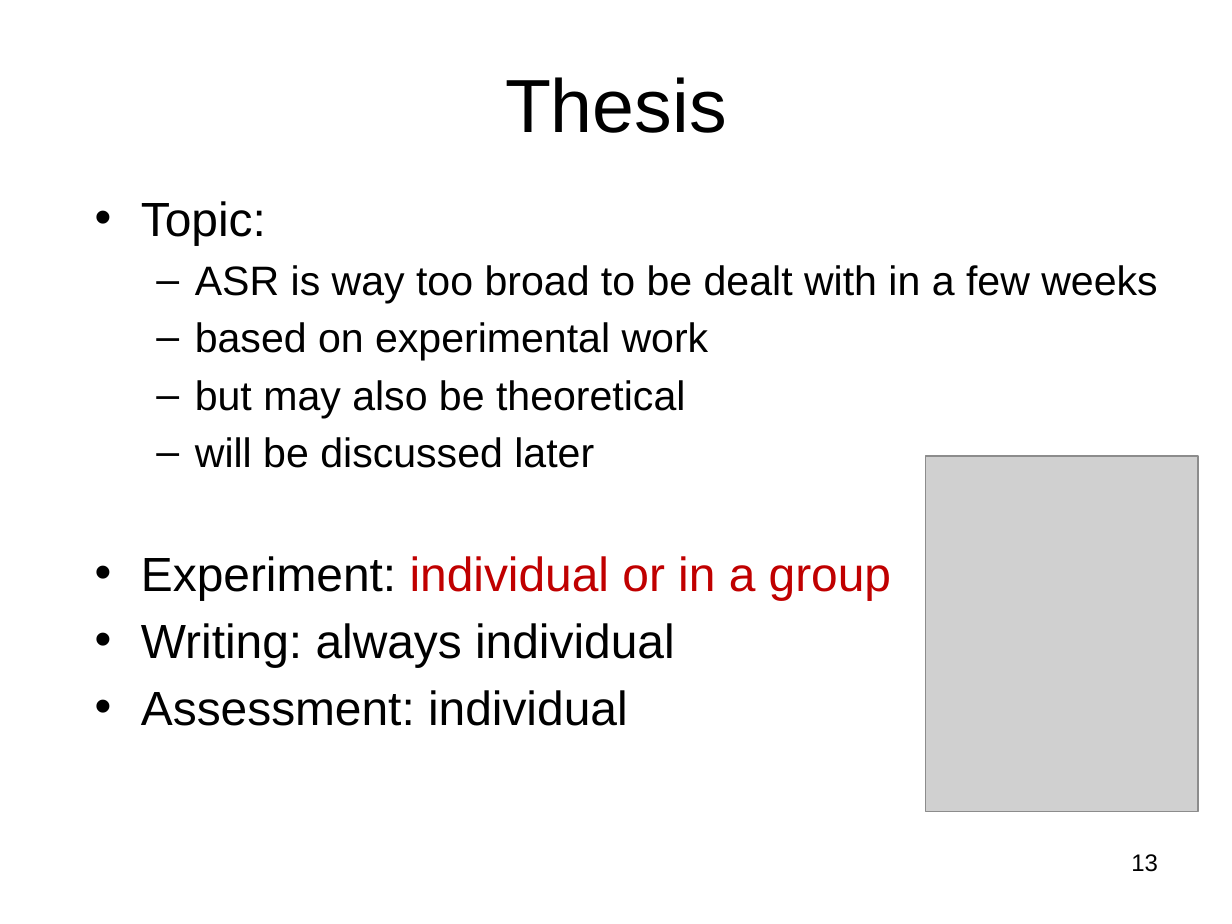
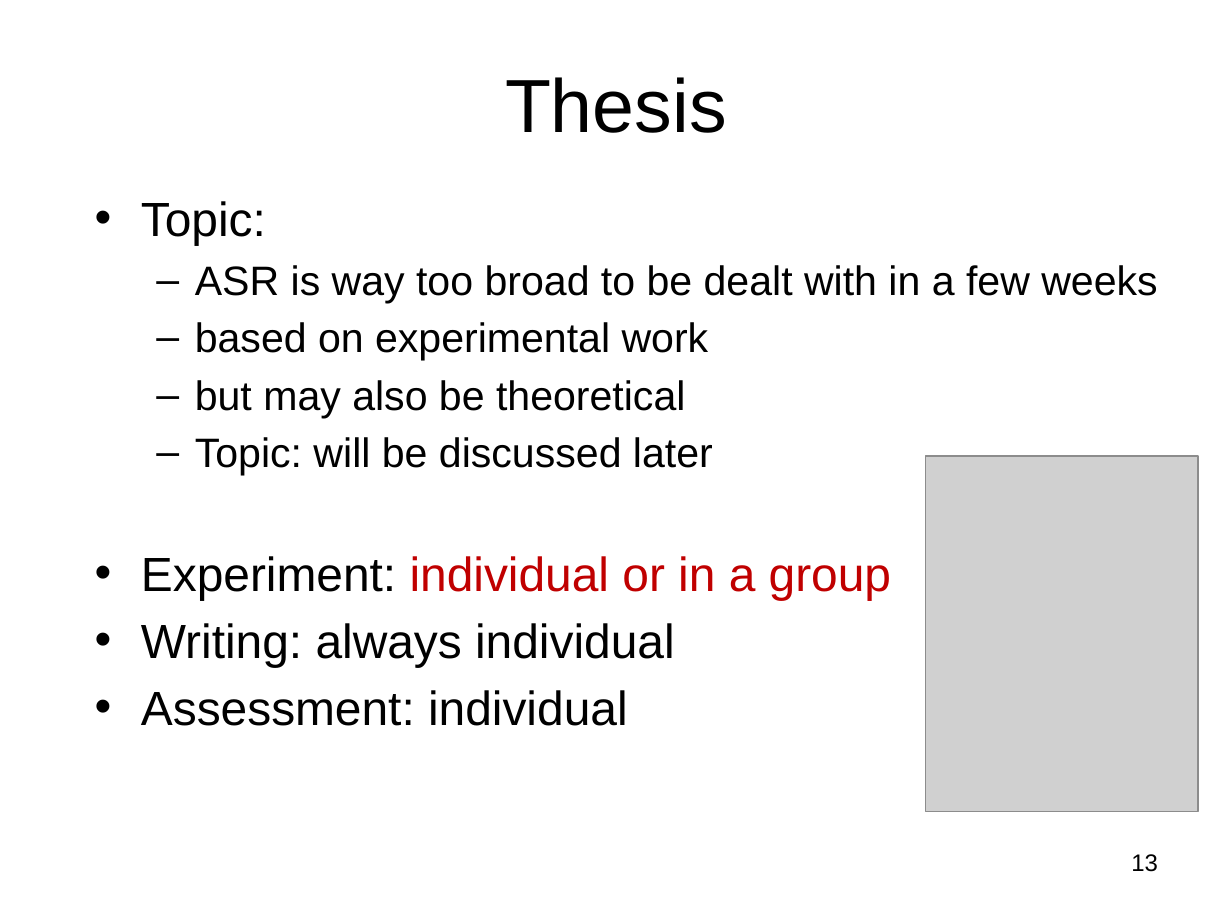
Before and after one commit to ltenbosch2/Graz_github, a slide deck: slide 13 of Course content/ppts/Graz1_course_organisation.pptx. Drawn at 1232x924 pixels with LibreOffice and Linux fonts; fonts in the diff are those of the drawing; grey boxes stand for pictures. Boxes give left, top, right and bottom in pixels: in the first picture for what was removed or moved away, otherwise in the second. Text is boxed around its words. In the diff, an @@ line names an element or a change of style, - is before the commit and + after.

```diff
--- a/Course content/ppts/Graz1_course_organisation.pptx
+++ b/Course content/ppts/Graz1_course_organisation.pptx
@@ text at [195, 437, 713, 476]: text changed @@
-  – will be discussed later
+  – Topic: will be discussed later
```
Also in this commit, not shown: 2 other slides changed, 4 other files.
